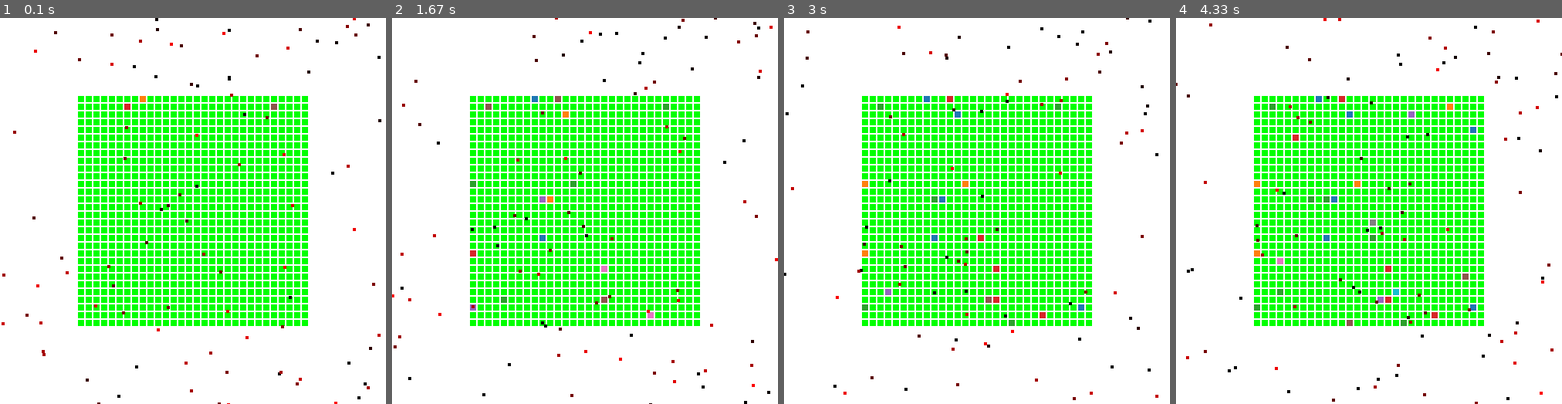
Above: before the commit, frames 1-4 (left to right).
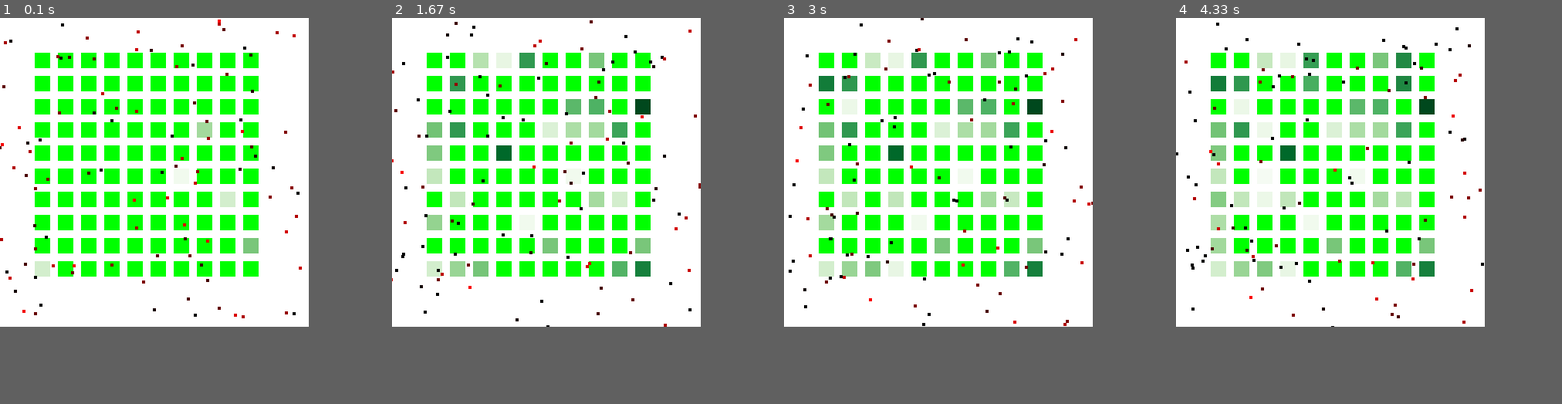
Above: after the commit, the same moments.

Repository: marioayala15/SpatialEpiSim
Game: pygame game, started from Pygamevectors.py
The game is run twice, just before and just after one commit, with the same random seed, the same clock (stepped at 60 frames per second) and the same inputs.
Inputs:
- Up to frame 1 (0.1 s): no input
- Up to frame 2 (1.67 s): tap Enter at 0.33 s; tap Space at 0.67, 1.07, 1.37, 1.57 s
- Up to frame 3 (3 s): tap Space at 1.9, 2.2, 2.4, 2.7, 2.97 s
- Up to frame 4 (4.33 s): tap Space at 3.3, 3.6, 3.73, 4.13 s
In our replay, the window is 500x500 before the commit and 400x400 after it. These sizes can differ from the game's own. Grey fills any space a smaller window leaves; there, only what the larger window draws over its background counts as a difference.

The runs differ from the first frame. In frame 1, 27% of the frame differs, in the area x 0-99%, y 0-100%; in frame 2, 28%; in frame 3, 28%; in frame 4, 29%, in the area x 0-100%, y 0-100%.

Commit message:
Coloring according to mean trait

Diff:
--- a/Pygamevectors.py
+++ b/Pygamevectors.py
@@ -16,21 +16,21 @@
 
 
 # Screen parameters
-wind_withd = 500
-wind_height = 500
+wind_withd = 400
+wind_height = 400
 
 # Model parameters
 a=0           #Ito-trend
-sigma=5       #Ito- dif. coef.
+sigma=3       #Ito- dif. coef.
 dt=1          #time-step discretization of Ito dif
 mu=0        # mutation birth proba
-b=1           # birth rate
-d=0          # death rate (multiplier of trait (can even be a function))
-c=0         # death rate parameter (multiplier considering all traits in  position x) (cuadratic rate)
-beta= 1
-eta=0.01
-gamma=0.0
-m=1
+b=10           # birth rate
+d=0         # death rate (multiplier of trait (can even be a function))
+c=0.01         # death rate parameter (multiplier considering all traits in  position x) (cuadratic rate)
+beta= 0.1
+eta=0.1
+gamma=0
+m=2
 
 # Initial population paramters
 n = 100   # number of vectors (they dont die during the whole simulation)
@@ -118,12 +118,12 @@
     if len(list)==0:
         color_plant=green
     else:
-        norm_value=LA.norm(list)/len(list)
+        norm_value=sum(list)/len(list)
         color_plant=color_map_color(norm_value)
     return color_plant
 
 #Defining the color maping according to: https://matplotlib.org/stable/gallery/color/colormap_reference.html
-def color_map_color(value, cmap_name='tab10', vmin=0, vmax=1):
+def color_map_color(value, cmap_name='Greens', vmin=0, vmax=1):
     # norm = plt.Normalize(vmin, vmax)
     norm = matplotlib.colors.Normalize(vmin=vmin, vmax=vmax)
     cmap = cm.get_cmap(cmap_name)  # PiYG
@@ -191,7 +191,7 @@
         self.id = str(uuid4())    # This provides a unique id
         self.xpos = x
         self.ypos = y
-        self.size = 8
+        self.size = 20
         self.color = green
         self.image = pygame.Surface([self.size, self.size])
         self.image.fill(self.color)
@@ -245,9 +245,10 @@
     vectors_id.append(mosco.id)
 
 
-
-for i in range(105,400,10):
-    for j in range(105,400,10):
+stripe= 50 # size of stripe free of plants
+
+for i in range(stripe+5,wind_withd-stripe,30):
+    for j in range(stripe+5,wind_height-stripe,30):
         planta=plant(i,j)
         plants_group.add(planta)
         healthy_plants_group.add(planta)
